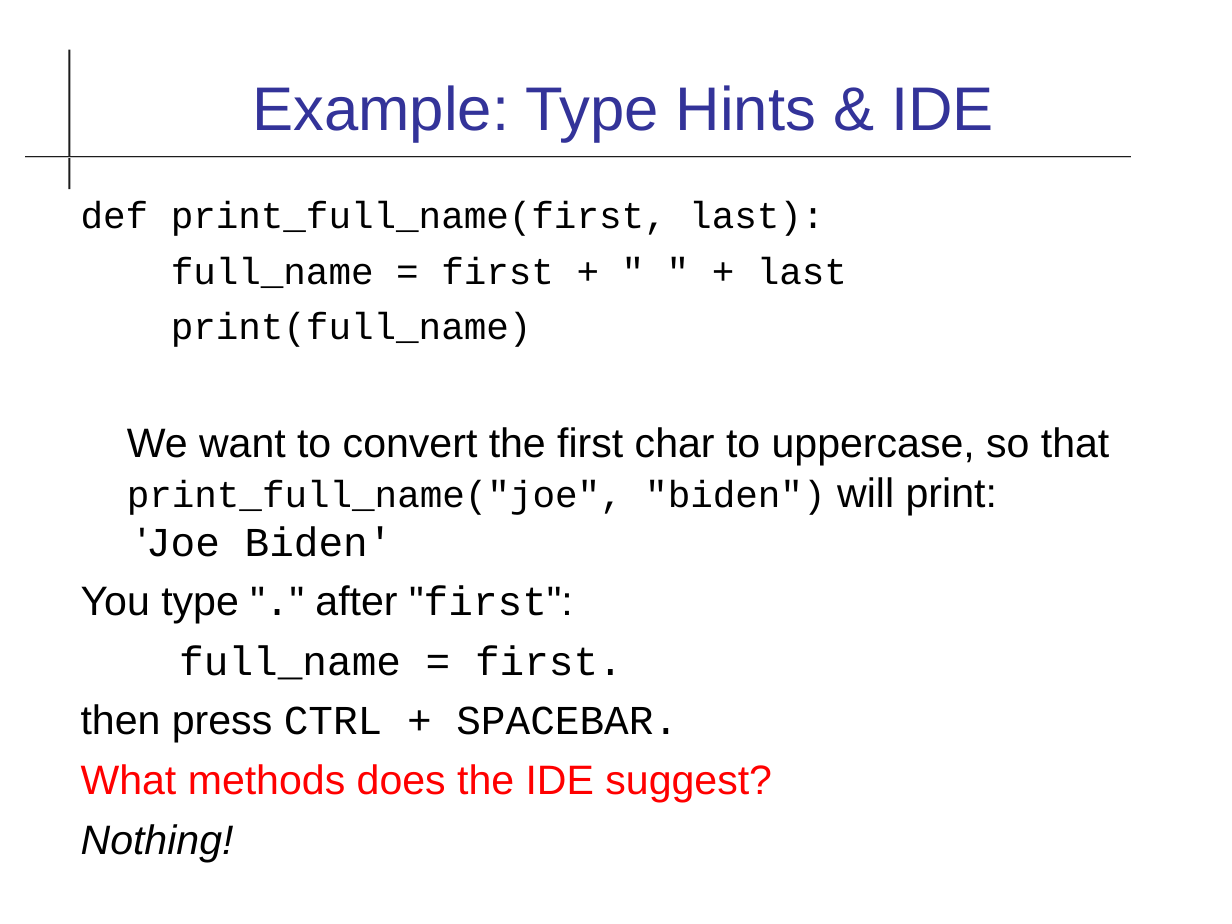
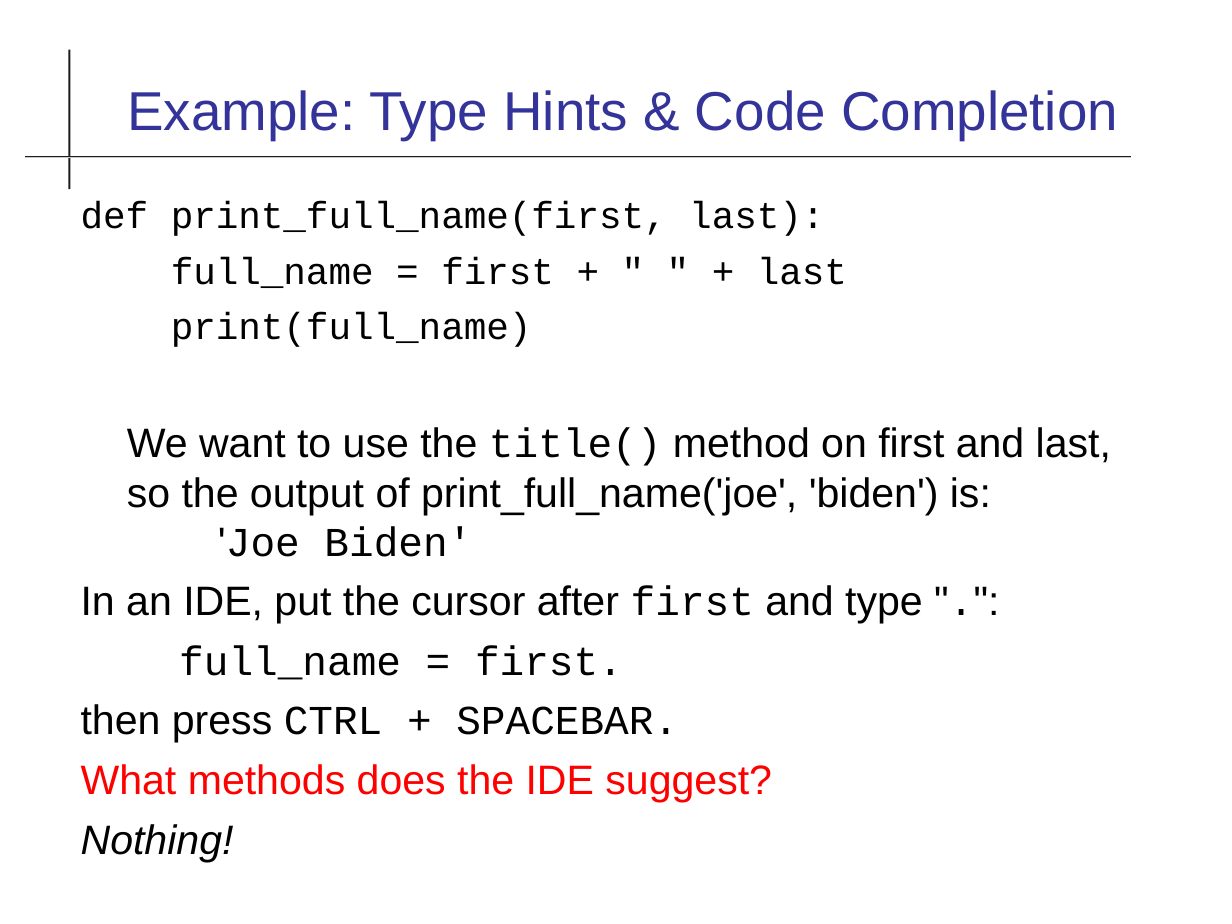
Before and after one commit to cpske/ISP, a slide deck: slide 16 of code-quality/Type-Checking.odp. Drawn at 1232x924 pixels with LibreOffice and Linux fonts; fonts in the diff are those of the drawing. Boxes give left, top, right and bottom in pixels: in the first picture for what was removed or moved away, otherwise in the second. Text is boxed around its words. In the diff, an @@ line names an element or a change of style, - is before the commit and + after.

Commit message:
update to week 10 schedule and type hints material

```diff
--- a/code-quality/Type-Checking.odp
+++ b/code-quality/Type-Checking.odp
@@ title at bbox=[127, 90, 1118, 140]: text changed; size 36 to 32 pt @@
-Example: Type Hints & IDE
+Example: Type Hints & Code Completion
@@ text at bbox=[81, 427, 1111, 624]: text changed @@
-We want to convert the first char to uppercase, so that print_full_name("joe", "biden") will print:
-'Joe Biden'
-You type "." after "first":
+We want to use the title() method on first and last, so the output of print_full_name('joe', 'biden') is:
+'Joe Biden'
+In an IDE, put the cursor after first and type ".":
```
Also in this commit, not shown: 8 other slides changed, 1 slide added, 4 other files.
